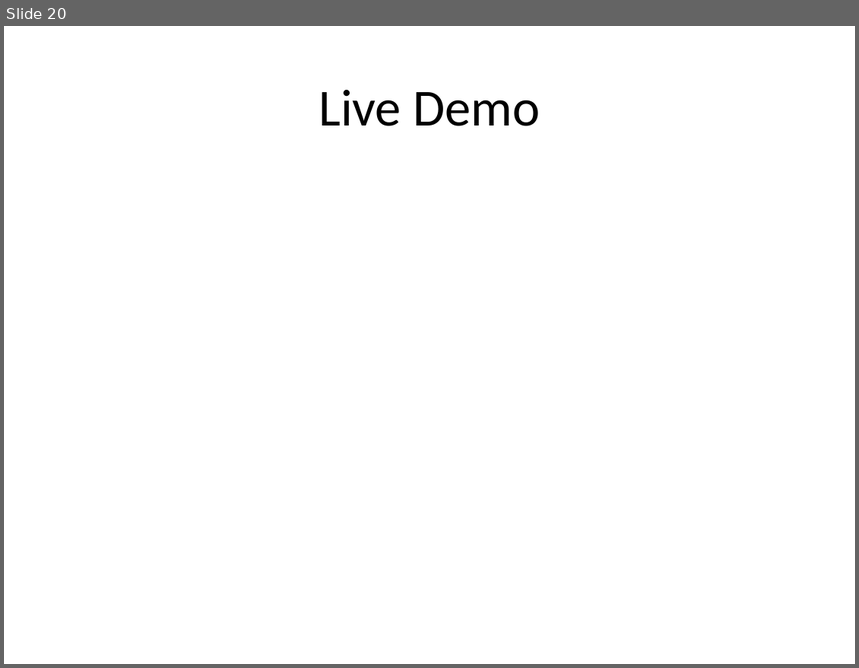
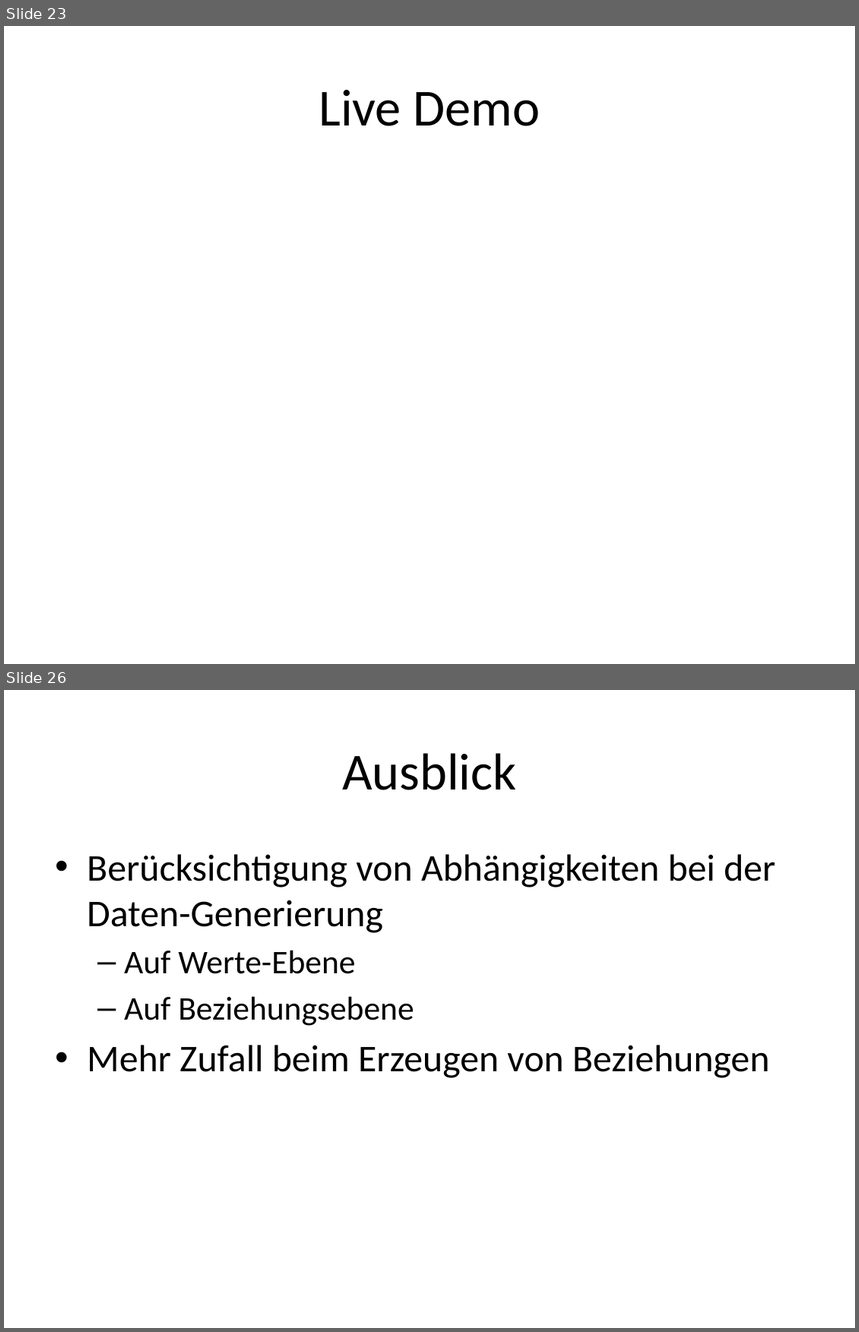
Before and after one commit to seerhein-lab/testdata-dsl, a slide deck: documentation/seitenbau/praesentation.pptx. Shown one above the other, each under a label of ours: slide 20 before the commit, slides 23 and 26 after it; the slides between them are not shown. The pictures are 859x668 and 859x1332 pixels, drawn with LibreOffice and Linux fonts; fonts in the diff are those of the drawing. Boxes give left, top, right and bottom in pixels: in the first picture for what was removed or moved away, otherwise in the second. Text is boxed around its words. In the diff, an @@ line names an element or a change of style, - is before the commit and + after.

```diff
--- a/documentation/seitenbau/praesentation.pptx
+++ b/documentation/seitenbau/praesentation.pptx
@@ slide 26 added at [4,690,855,1328], background #FFFFFF @@
@@ title added at [342,753,516,790], 44 pt, text #000000 @@
+Ausblick
@@ text added at [87,854,775,1078], 32 pt, text #000000 @@
+• Berücksichtigung von Abhängigkeiten bei der Daten-Generierung
+  – Auf Werte-Ebene
+  – Auf Beziehungsebene
+• Mehr Zufall beim Erzeugen von Beziehungen
@@ what was slide 20 is now slide 23 @@
```
Also in this commit, not shown: 6 slides changed, 7 other slides added, 8 other files.
